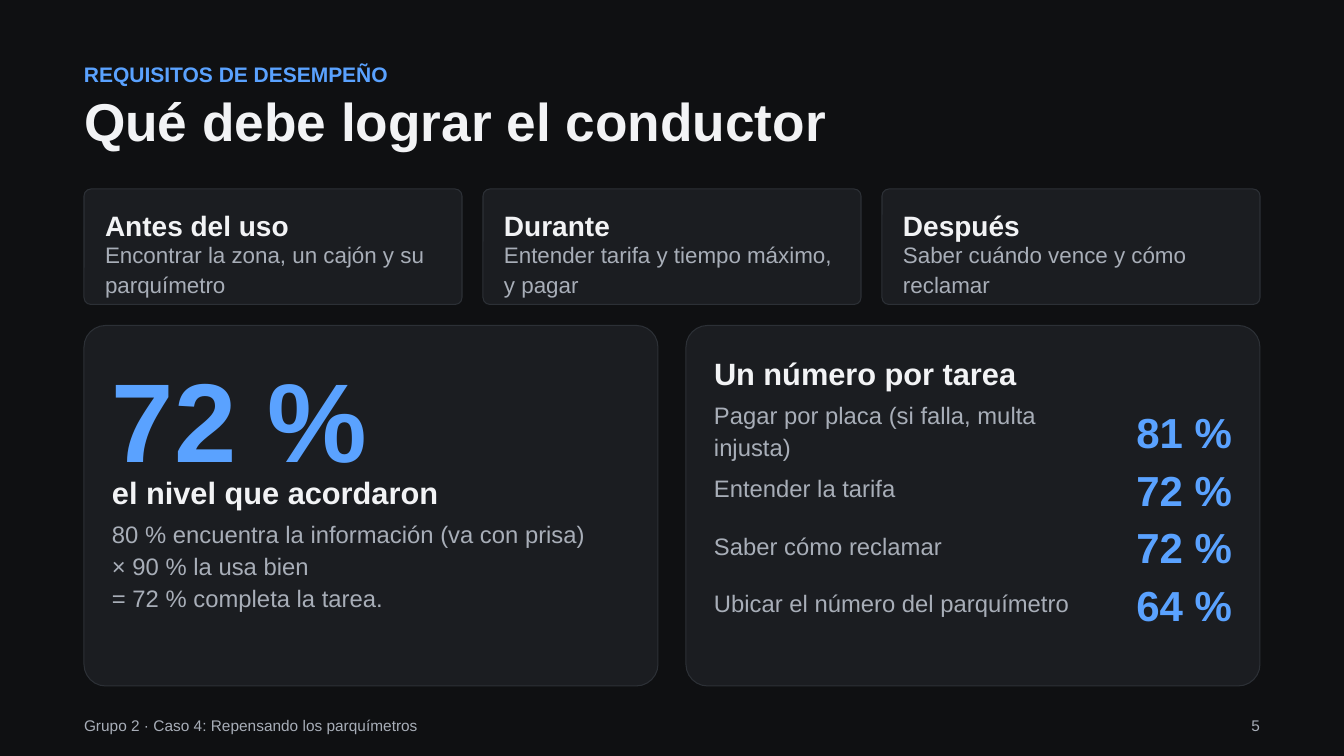
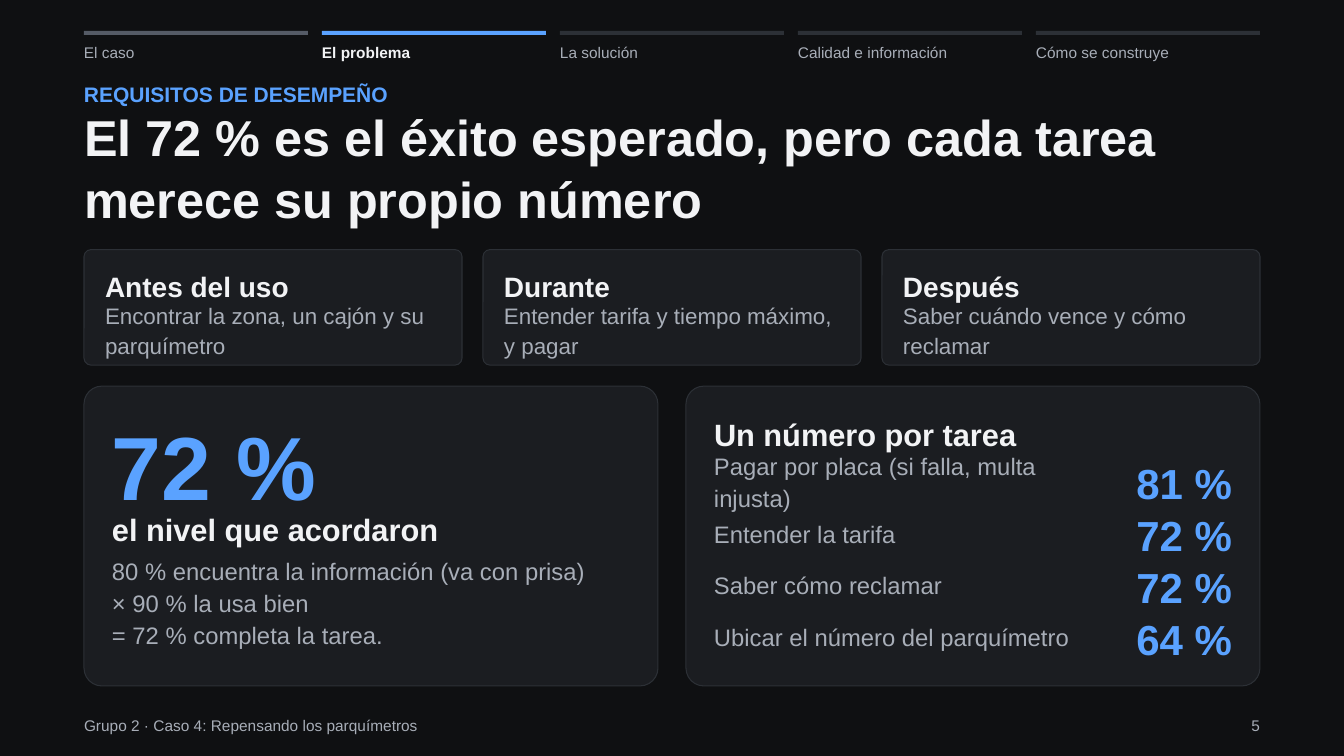
Before and after one commit to Santiago78op/MCP-AYD, a slide deck: slide 5 of boveda/08-Tareas/Grupo2_CasoParquimetros_Presentacion.pptx. Drawn at 1344x756 pixels with LibreOffice and Linux fonts; fonts in the diff are those of the drawing. Boxes give left, top, right and bottom in pixels: in the first picture for what was removed or moved away, otherwise in the second. Text is boxed around its words. In the diff, an @@ line names an element or a change of style, - is before the commit and + after.

```diff
--- a/boveda/08-Tareas/Grupo2_CasoParquimetros_Presentacion.pptx
+++ b/boveda/08-Tareas/Grupo2_CasoParquimetros_Presentacion.pptx
@@ rectangle added at box(84, 31, 308, 35), fill #555B66 @@
@@ text added at box(84, 47, 135, 58), 11 pt, text #A8AEB8 @@
+El caso
@@ rectangle added at box(322, 31, 545, 35), fill #5AA2FF @@
@@ text added at box(322, 47, 410, 61), 11 pt, text #F2F3F5, bold @@
+El problema
@@ text added at box(560, 46, 638, 58), 11 pt, text #A8AEB8 @@
+La solución
@@ rectangle added at box(561, 31, 784, 35), fill #2C3036 @@
@@ text added at box(798, 46, 947, 58), 11 pt, text #A8AEB8 @@
+Calidad e información
@@ rectangle added at box(799, 31, 1022, 35), fill #2C3036 @@
@@ rectangle added at box(1036, 31, 1260, 35), fill #2C3036 @@
@@ text added at box(1036, 46, 1169, 61), 11 pt, text #A8AEB8 @@
+Cómo se construye
@@ text "REQUISITOS DE DESEMPEÑO": place and size @@
-text "REQUISITOS DE DESEMPEÑO" at box(84, 66, 388, 86)
+text "REQUISITOS DE DESEMPEÑO" at box(84, 85, 388, 106)
@@ text removed at box(84, 102, 826, 151) @@
-Qué debe lograr el conductor
@@ text added at box(84, 119, 1155, 228), 36 pt, text #F2F3F5, bold @@
+El 72 % es el éxito esperado, pero cada tarea merece su propio número
@@ 7 texts, 3 rounded rectangles: place and size @@
-7 texts, 3 rounded rectangles at box(84, 190, 1260, 391)
+7 texts, 3 rounded rectangles at box(84, 250, 1260, 452)
@@ rounded rectangle: place and size @@
-rounded rectangle at box(84, 326, 657, 687)
+rounded rectangle at box(84, 386, 657, 686)
@@ rounded rectangle: place and size @@
-rounded rectangle at box(687, 326, 1260, 687)
+rounded rectangle at box(687, 386, 1260, 686)
@@ text "72 %": place and size @@
-text "72 %" at box(112, 383, 237, 482)
+text "72 %" at box(112, 437, 212, 500)
@@ text "72 %" at box(112, 437, 212, 500): size 80 to 64 pt @@
@@ text "Pagar por placa (si falla, ...": place and size @@
-text "Pagar por placa (si falla, ..." at box(714, 407, 1035, 461)
+text "Pagar por placa (si falla, ..." at box(714, 458, 1035, 512)
@@ text "81 %": place and size @@
-text "81 %" at box(1136, 418, 1183, 449)
+text "81 %" at box(1136, 469, 1183, 500)
@@ text "Entender la tarifa": place and size @@
-text "Entender la tarifa" at box(714, 480, 895, 497)
+text "Entender la tarifa" at box(714, 526, 895, 543)
@@ text "72 %": place and size @@
-text "72 %" at box(1136, 533, 1183, 563)
+text "72 %" at box(1136, 521, 1183, 551)
@@ 3 texts: place and size @@
-3 texts at box(112, 481, 1183, 622)
+3 texts at box(112, 518, 1183, 656)
@@ text "80 % encuentra la información ...": place and size @@
-text "80 % encuentra la información ..." at box(112, 525, 585, 612)
+text "80 % encuentra la información ..." at box(112, 562, 585, 649)
@@ text "Saber cómo reclamar": place and size @@
-text "Saber cómo reclamar" at box(714, 537, 942, 555)
+text "Saber cómo reclamar" at box(714, 576, 942, 594)
@@ text "72 %": place and size @@
-text "72 %" at box(1136, 476, 1183, 506)
+text "72 %" at box(1136, 573, 1183, 603)
```
Also in this commit, not shown: 13 other slides changed, 22 other files.
